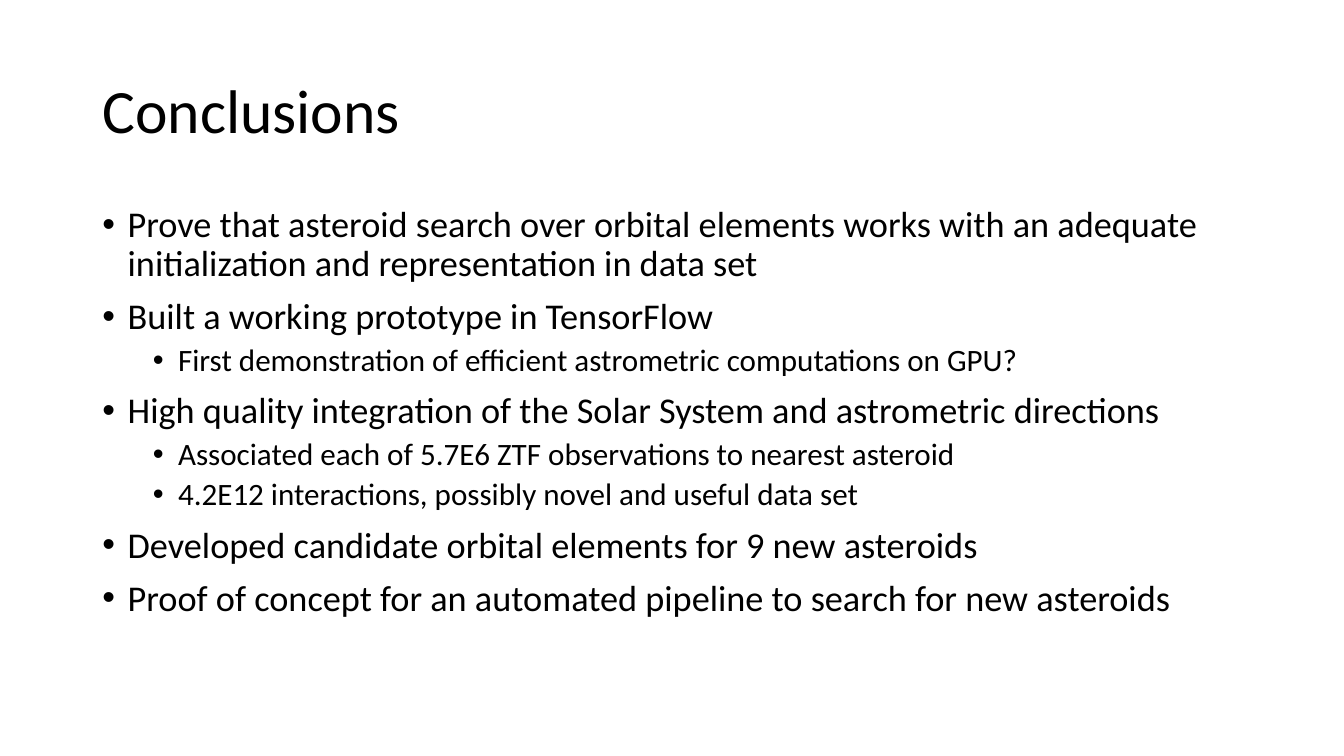
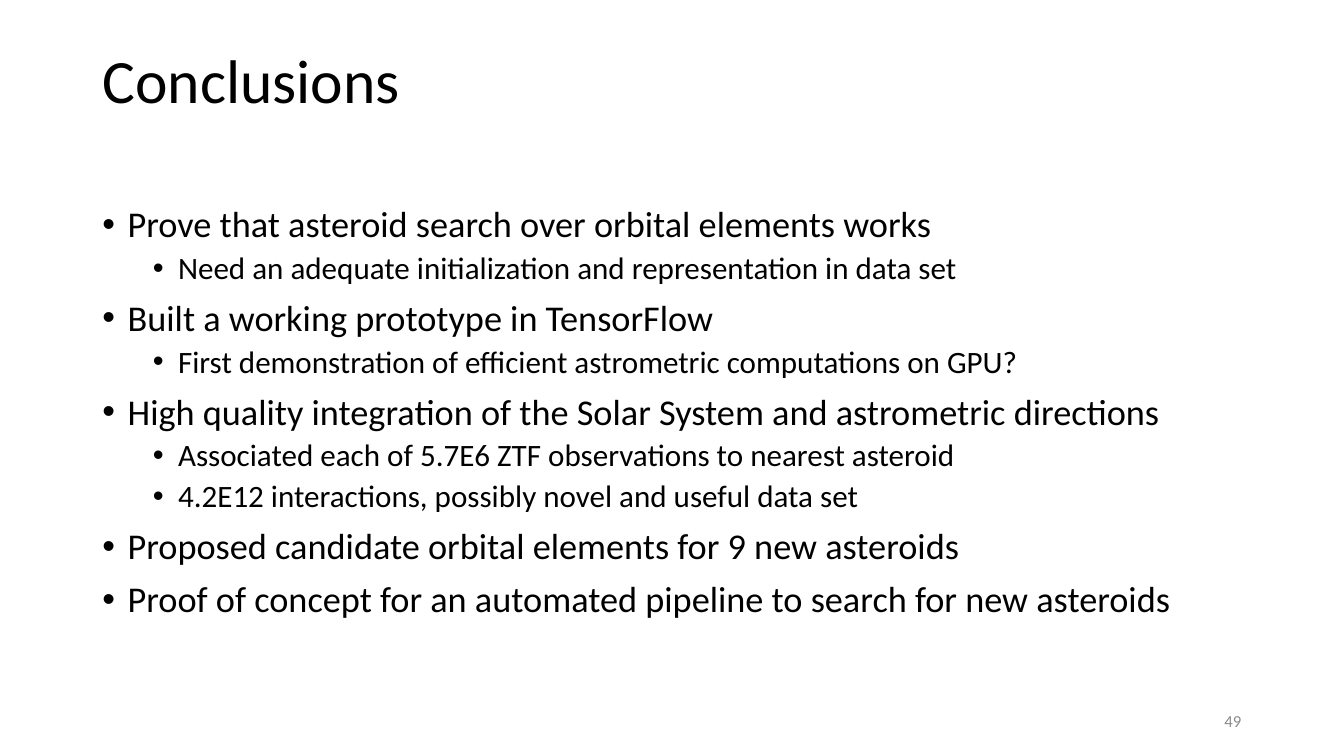
Before and after one commit to memanuel/kepler-sieve, a slide deck: slide 49 of thesis/kepler-sieve-slides.pptx. Drawn at 1344x756 pixels with LibreOffice and Linux fonts; fonts in the diff are those of the drawing. Boxes give left, top, right and bottom in pixels: in the first picture for what was removed or moved away, otherwise in the second. Text is boxed around its words. In the diff, an @@ line names an element or a change of style, - is before the commit and + after.

```diff
--- a/thesis/kepler-sieve-slides.pptx
+++ b/thesis/kepler-sieve-slides.pptx
@@ title "Conclusions": place and size @@
-title "Conclusions" at [102, 90, 399, 134]
+title "Conclusions" at [102, 60, 399, 104]
@@ text at [128, 211, 956, 284]: text changed; size 25.9 to 22.2 pt @@
-• Prove that asteroid search over orbital elements works with an adequate initialization and representation in data set
+• Prove that asteroid search over orbital elements works
+  • Need an adequate initialization and representation in data set
@@ text at [128, 533, 959, 565]: text changed @@
-• Developed candidate orbital elements for 9 new asteroids
+• Proposed candidate orbital elements for 9 new asteroids
@@ page number added at [1224, 716, 1241, 727], 12 pt, text #8C8C8C @@
+49
```
Also in this commit, not shown: 51 other slides changed, 3 other files.
